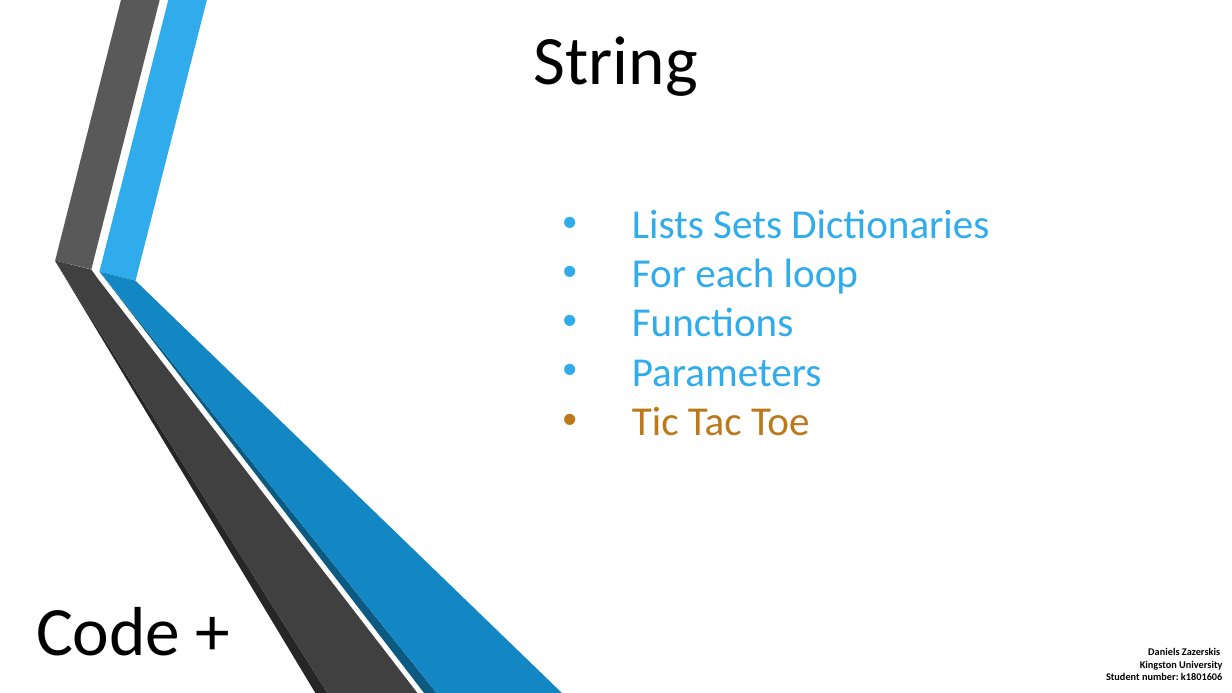
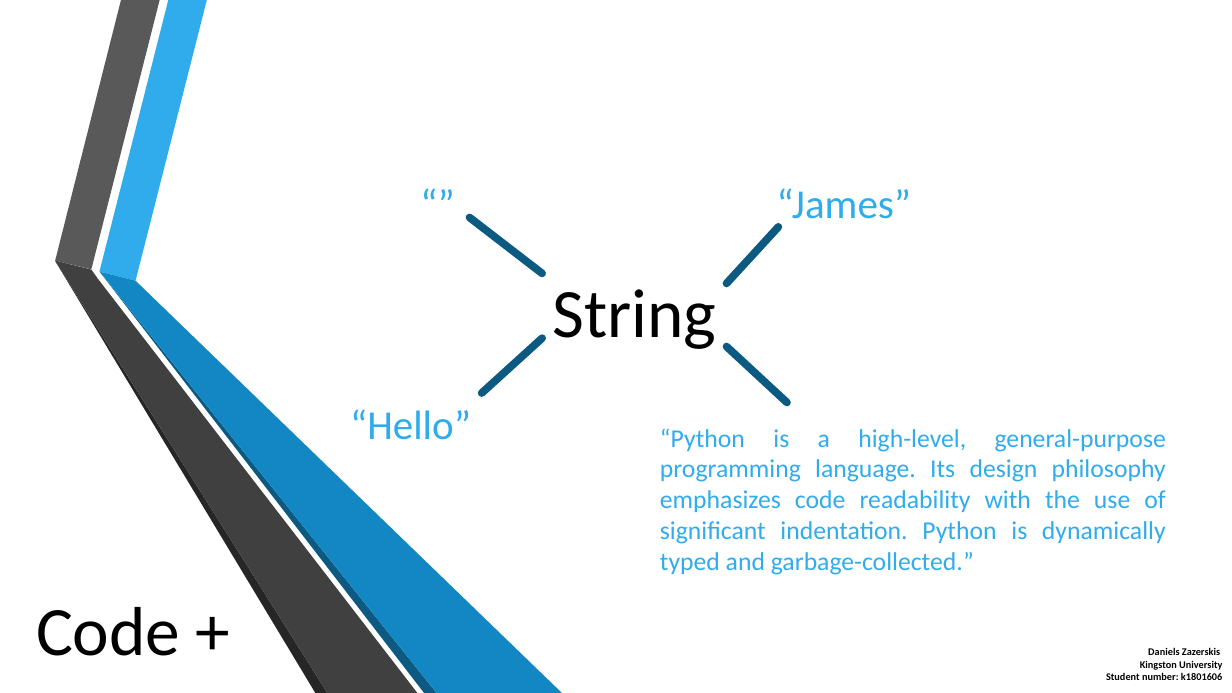
Before and after one commit to Obragius/CodePlus, a slide deck: slide 7 of Lessons/Lesson_2 - Syntax.pptx. Drawn at 1232x693 pixels with LibreOffice and Linux fonts; fonts in the diff are those of the drawing; background and template pictures are left out. Boxes give left, top, right and bottom in pixels: in the first picture for what was removed or moved away, otherwise in the second. Text is boxed around its words. In the diff, an @@ line names an element or a change of style, - is before the commit and + after.

```diff
--- a/Lessons/Lesson_2 - Syntax.pptx
+++ b/Lessons/Lesson_2 - Syntax.pptx
@@ text added at box(411, 173, 465, 232), 32 pt, text #30ACEC @@
+“”
@@ text removed at box(632, 209, 989, 436) @@
-• Lists Sets Dictionaries
-• For each loop
-• Functions
-• Parameters
-• Tic Tac Toe
@@ text added at box(777, 188, 912, 228), 32 pt, text #30ACEC @@
+“James”
@@ line added from (543, 274) to (470, 217), #0C5A82 6 pt @@
@@ line added from (726, 284) to (778, 227), #0C5A82 6 pt @@
@@ text "String": place and size @@
-text "String" at box(534, 36, 698, 96)
+text "String" at box(552, 289, 716, 349)
@@ line added from (482, 393) to (543, 338), #0C5A82 6 pt @@
@@ line added from (726, 347) to (787, 403), #0C5A82 6 pt @@
@@ text added at box(350, 409, 471, 440), 32 pt, text #30ACEC @@
+“Hello”
@@ text added at box(660, 428, 1166, 575), 20 pt, text #30ACEC @@
+“Python is a high-level, general-purpose programming language. Its design philosophy emphasizes code readability with the use of significant indentation. Python is dynamically typed and garbage-collected.”
```
Also in this commit, not shown: 5 other slides changed, 1 other file.
